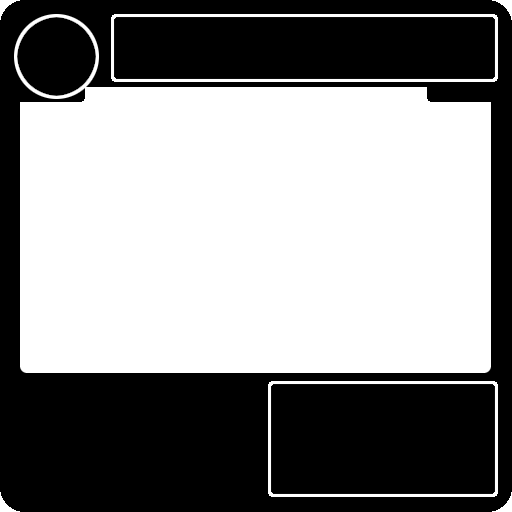
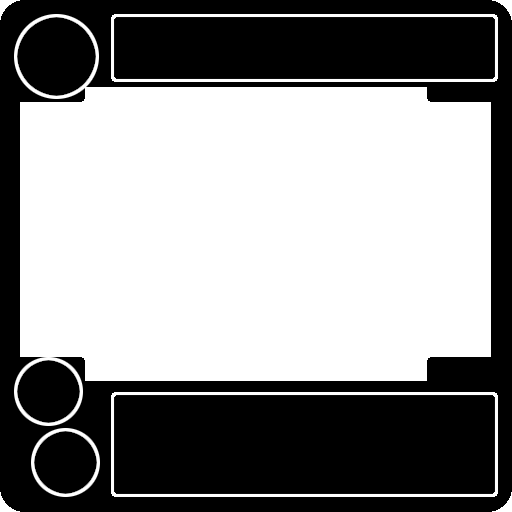
The second 512px x 512px image is a revision of the first. Changes to its layers:
showed group "Mission" (6 layers) over box(14, 357, 498, 497)
hid group "Noun" (5 layers) over box(14, 357, 498, 497)
